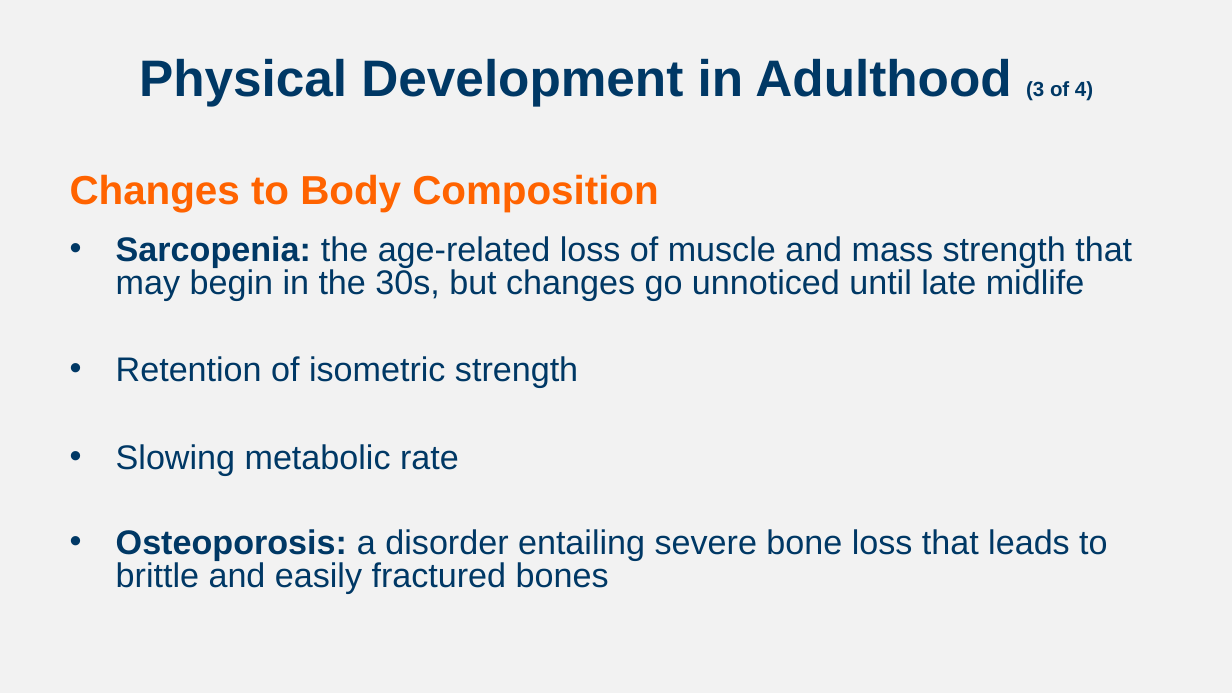
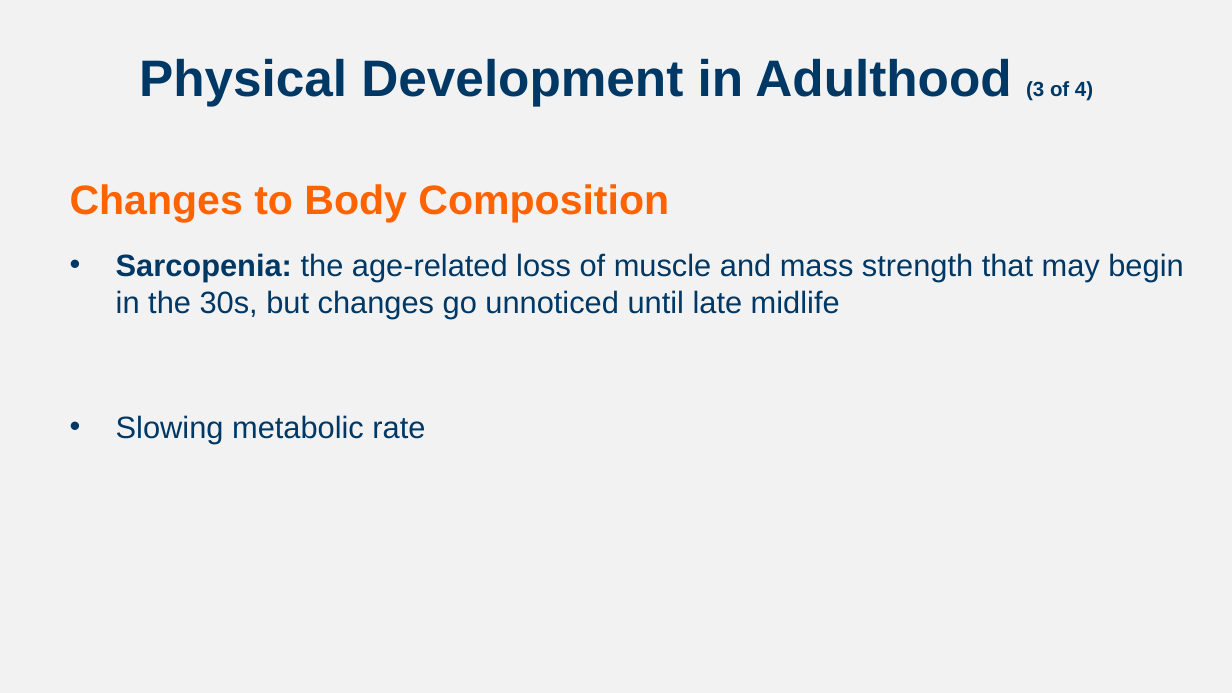
Before and after one commit to npm27/Teaching-Materials, a slide deck: slide 25 of Developmental Fall 23/Slides/Chapter 3.pptx (slide 17 before the commit). Drawn at 1232x693 pixels with LibreOffice and Linux fonts; fonts in the diff are those of the drawing. Boxes give left, top, right and bottom in pixels: in the first picture for what was removed or moved away, otherwise in the second. Text is boxed around its words. In the diff, an @@ line names an element or a change of style, - is before the commit and + after.

```diff
--- a/Developmental Fall 23/Slides/Chapter 3.pptx
+++ b/Developmental Fall 23/Slides/Chapter 3.pptx
@@ text "Changes to Body Composition" at bbox=[70, 184, 1183, 443]: size 31.5 to 32 pt in "Changes to Body Composition"; size 26.6 to 24 pt in "Sarcopenia: the age-related loss of muscle and ...", "Slowing metabolic rate"; line spacing 0.8 to 1 @@
@@ text at bbox=[116, 356, 578, 388]: paragraph removed @@
-• Retention of isometric strength
@@ text at bbox=[116, 529, 1107, 593]: paragraph removed @@
-• Osteoporosis: a disorder entailing severe bone loss that leads to brittle and easily fractured bones
```
Also in this commit, not shown: 5 other slides changed, 12 slides added, 2 slides removed, 4 other files.
